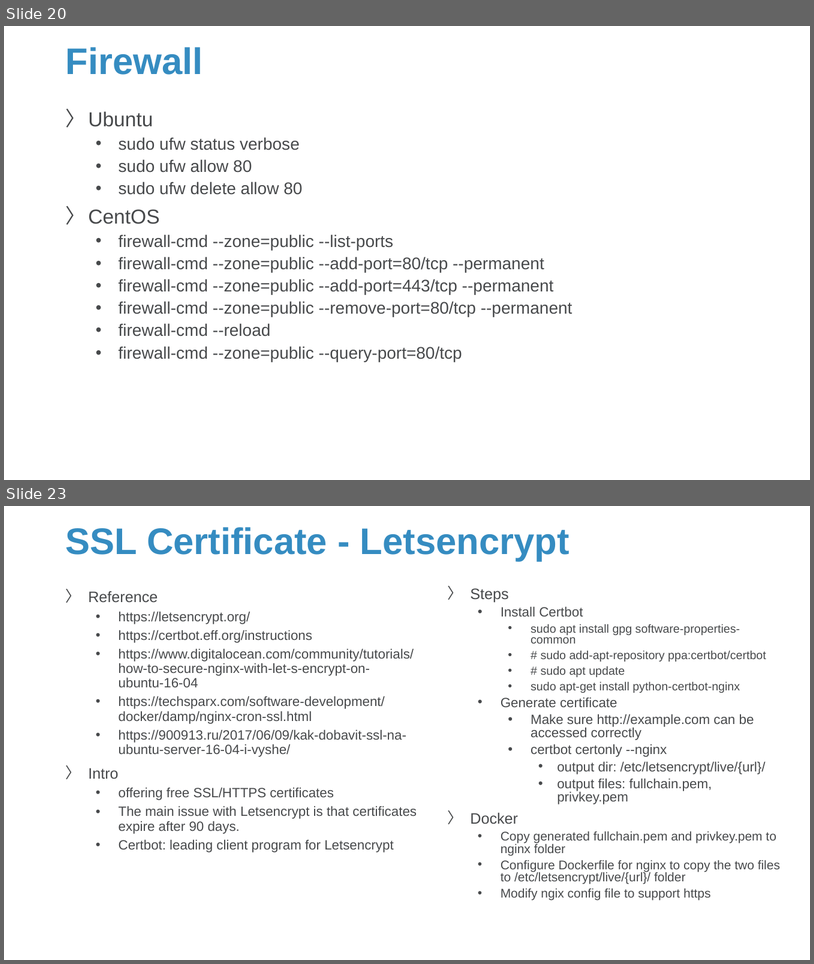
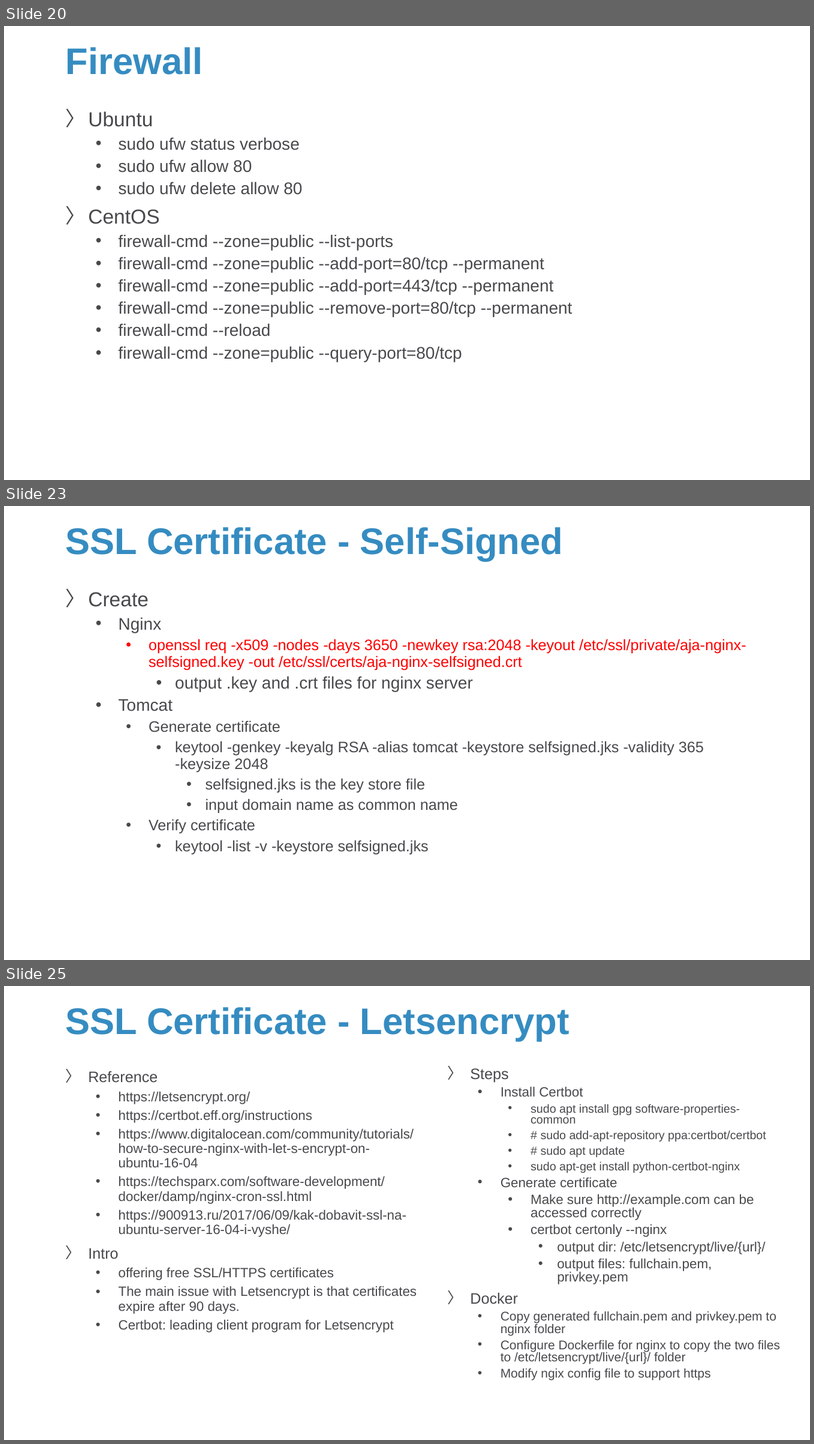
Before and after one commit to Sparks-Lu/TechNotes, a slide deck: Web/Server-Notes.pptx. Shown one above the other, each under a label of ours: slides 20 and 23 before the commit, slides 20, 23 and 25 after it; the slides between them are not shown. The pictures are 814x964 and 814x1444 pixels, drawn with LibreOffice and Linux fonts; fonts in the diff are those of the drawing; background and template pictures are left out. Boxes give left, top, right and bottom in pixels: in the first picture for what was removed or moved away, otherwise in the second. Text is boxed around its words. In the diff, an @@ line names an element or a change of style, - is before the commit and + after.

```diff
--- a/Web/Server-Notes.pptx
+++ b/Web/Server-Notes.pptx
@@ slide 23 added at bbox=[4, 506, 810, 960], background picture (left out) @@
@@ title added at bbox=[65, 527, 563, 561], 44 pt, text #358CC1, bold @@
+SSL Certificate - Self-Signed
@@ text added at bbox=[88, 592, 747, 854], 18 pt, text #47494B @@
+〉 Create
+  • Nginx
+    • openssl req -x509 -nodes -days 3650 -newkey rsa:2048 -keyout /etc/ssl/private/aja-nginx-selfsigned.key -out /etc/ssl/certs/aja-nginx-selfsigned.crt
+      • output .key and .crt files for nginx server
+  • Tomcat
+    • Generate certificate
+      • keytool -genkey -keyalg RSA -alias tomcat -keystore selfsigned.jks -validity 365 -keysize 2048
+        • selfsigned.jks is the key store file
+        • input domain name as common name
+    • Verify certificate
+      • keytool -list -v -keystore selfsigned.jks
@@ what was slide 23 is now slide 25 @@
```
Also in this commit, not shown: 2 slides changed, 8 other slides added, 14 other files.
